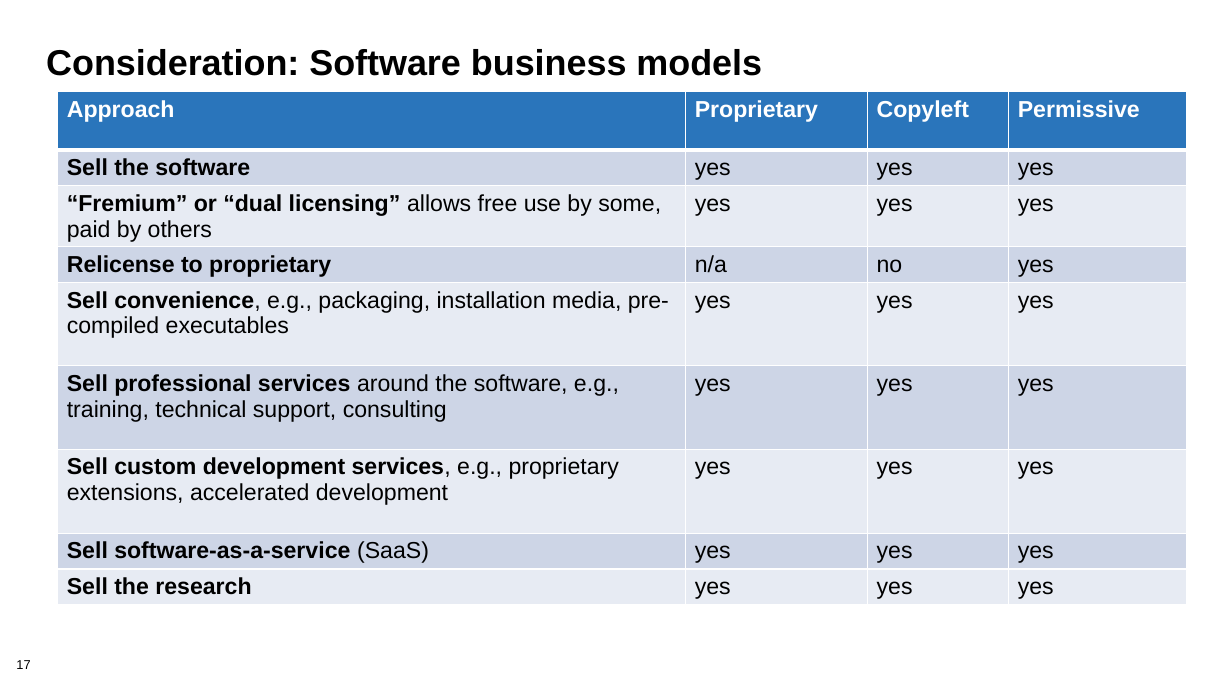
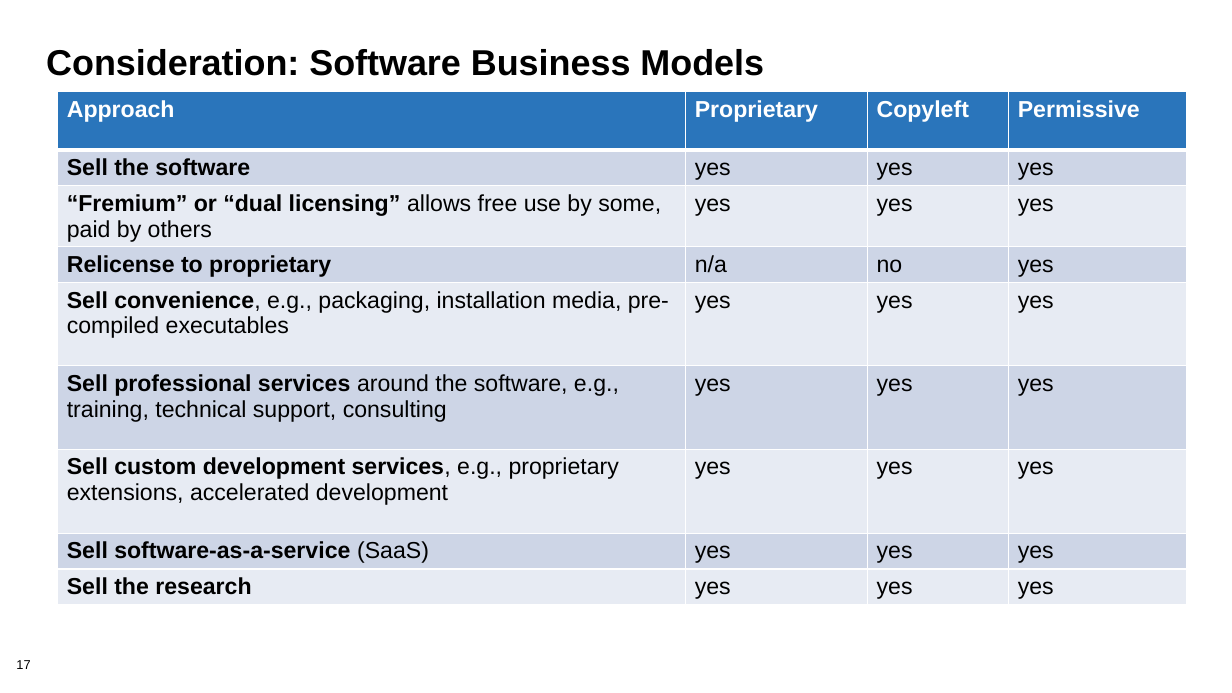
Before and after one commit to bssw-tutorial/presentations, a slide deck: slide 17 of licensing.pptx. Drawn at 1232x693 pixels with LibreOffice and Linux fonts; fonts in the diff are those of the drawing; background and template pictures are left out. Boxes give left, top, right and bottom in pixels: in the first picture for what was removed or moved away, otherwise in the second. Text is boxed around its words. In the diff, an @@ line names an element or a change of style, - is before the commit and + after.

```diff
--- a/licensing.pptx
+++ b/licensing.pptx
@@ title at box(46, 49, 764, 76): text changed @@
-Consideration: Software business models
+Consideration: Software Business Models
```
Also in this commit, not shown: 31 other slides changed.
